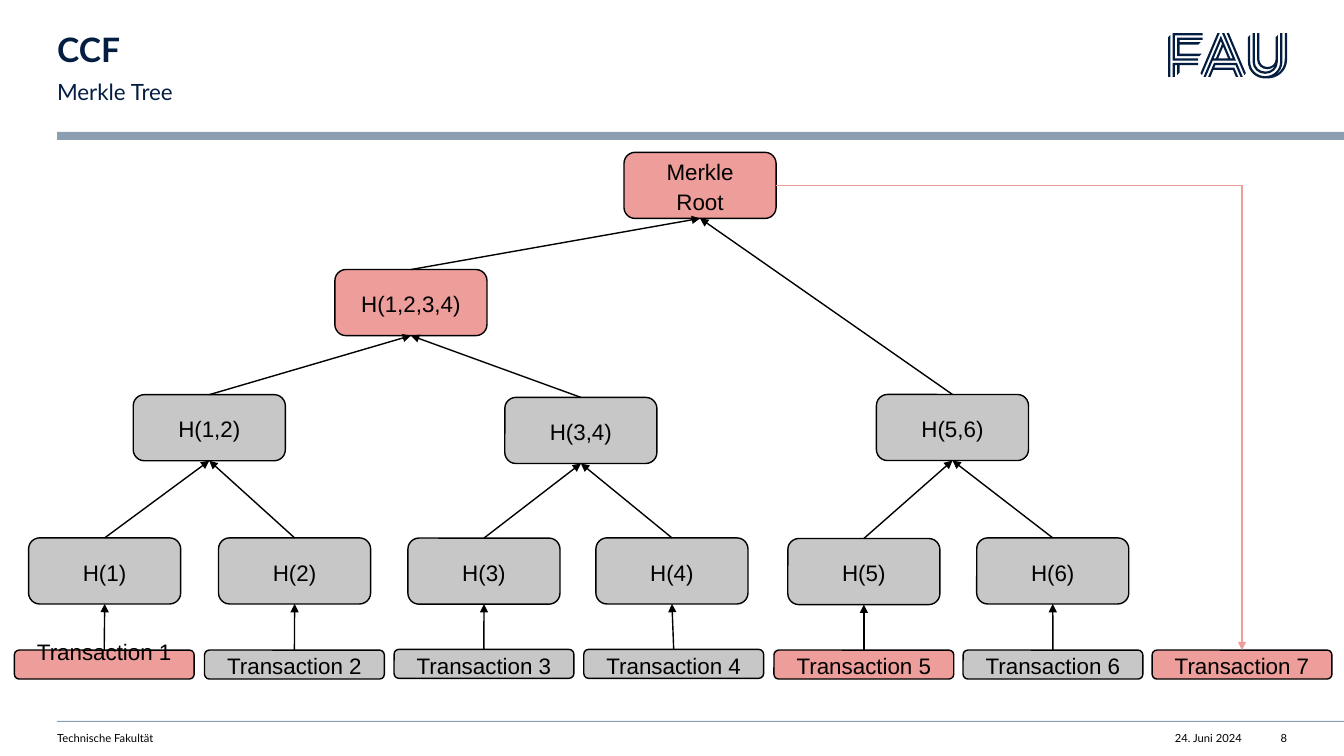
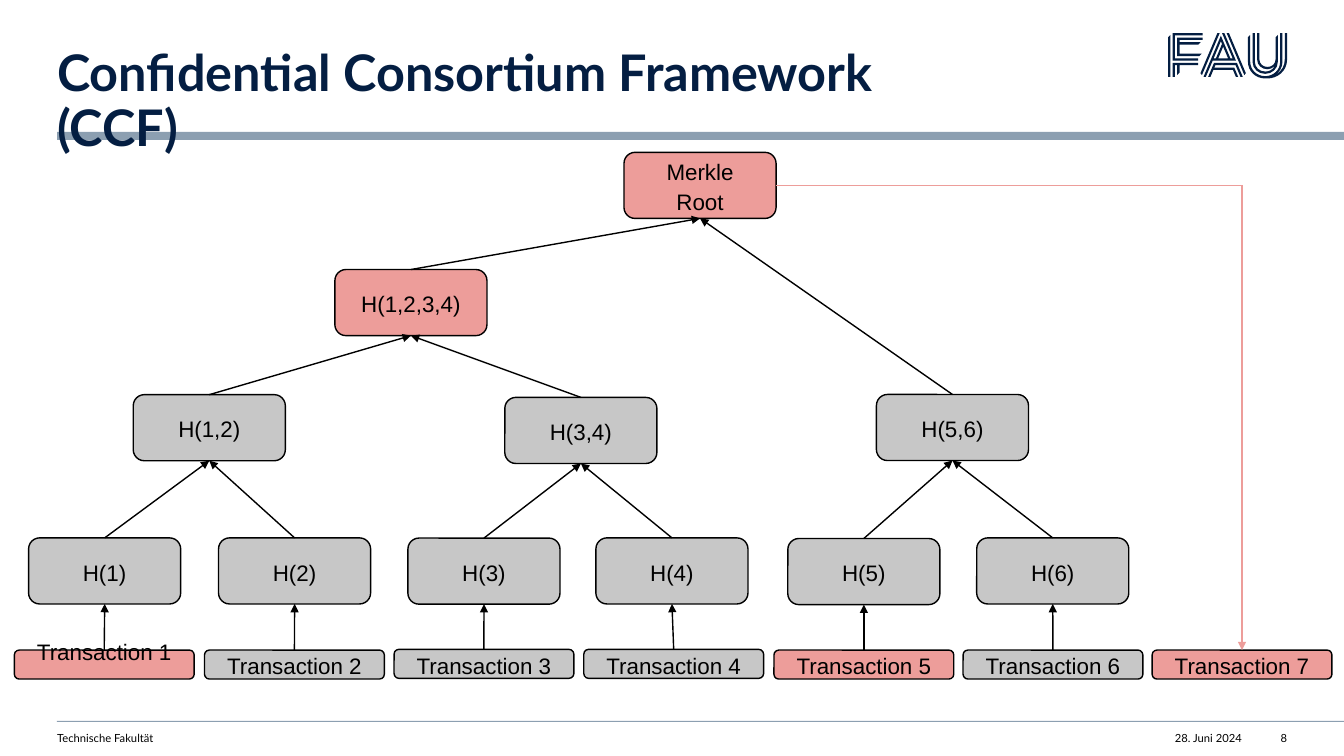
Before and after one commit to listigpeter/AKSS, a slide deck: slide 8 of presentation/confidetial_cloud_services.pptx. Drawn at 1344x756 pixels with LibreOffice and Linux fonts; fonts in the diff are those of the drawing. Boxes give left, top, right and bottom in pixels: in the first picture for what was removed or moved away, otherwise in the second. Text is boxed around its words. In the diff, an @@ line names an element or a change of style, - is before the commit and + after.

```diff
--- a/presentation/confidetial_cloud_services.pptx
+++ b/presentation/confidetial_cloud_services.pptx
@@ title removed at (x1=57, y1=37, x2=120, y2=63) @@
-CCF
@@ title added at (x1=57, y1=53, x2=873, y2=154), 36 pt, text #041E42, bold @@
+Confidential Consortium Framework (CCF)
@@ text removed at (x1=57, y1=83, x2=173, y2=100) @@
-Merkle Tree
@@ text at (x1=1175, y1=734, x2=1242, y2=742): text changed @@
-24. Juni 2024
+28. Juni 2024
```
Also in this commit, not shown: 6 other slides changed, 10 other files.
